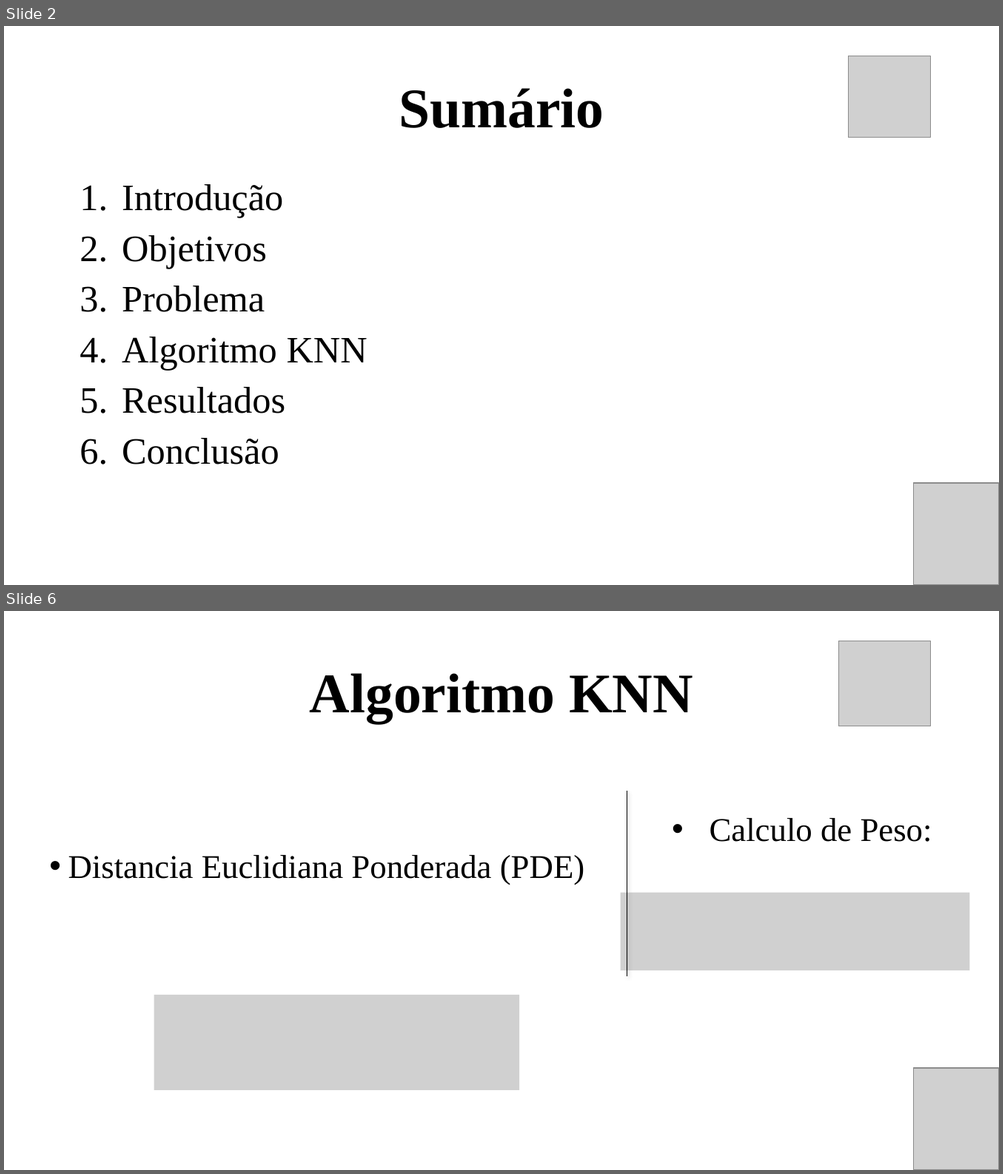
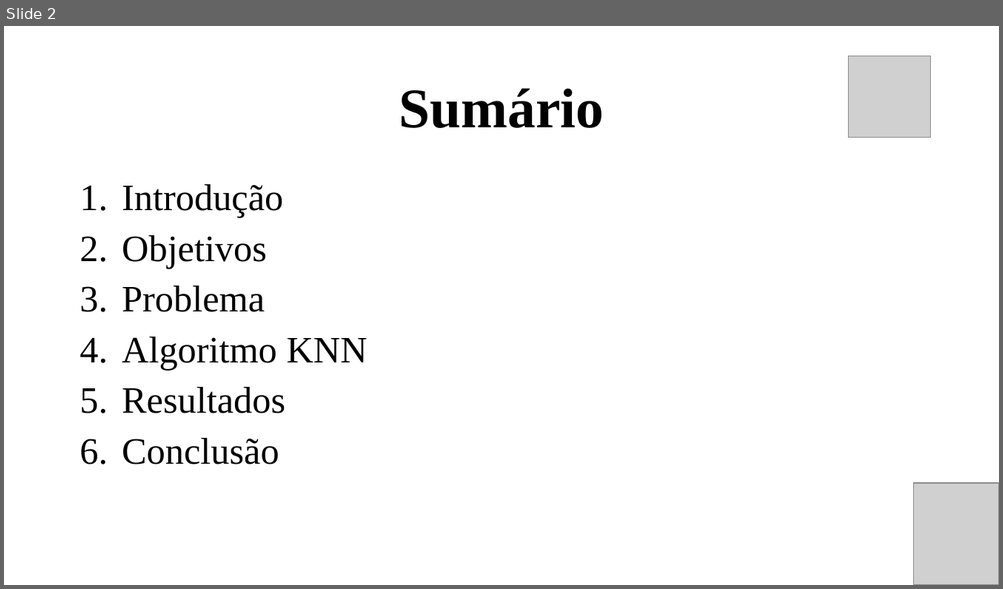
Before and after one commit to RannieryDias/IA_PROJETO, a slide deck: IA_PROJETO/artefatos/Projeto Apresentação.pptx. Shown one above the other, each under a label of ours: slides 2 and 6 before the commit, slide 2 after it; the slides between them are not shown. The pictures are 1003x1174 and 1003x589 pixels, drawn with LibreOffice and Linux fonts; fonts in the diff are those of the drawing; grey boxes stand for pictures. Boxes give left, top, right and bottom in pixels: in the first picture for what was removed or moved away, otherwise in the second. Text is boxed around its words. In the diff, an @@ line names an element or a change of style, - is before the commit and + after.

```diff
--- a/IA_PROJETO/artefatos/Projeto Apresentação.pptx
+++ b/IA_PROJETO/artefatos/Projeto Apresentação.pptx
@@ slide 6 removed at [4, 611, 999, 1170], background #FFFFFF @@
@@ picture removed at [838, 641, 930, 726] @@
@@ title removed at [310, 673, 693, 723] @@
-Algoritmo KNN
@@ line removed from (626, 791) to (626, 977) @@
@@ text removed at [709, 818, 932, 842] @@
-• Calculo de Peso:
@@ text removed at [68, 855, 584, 885] @@
-  • Distancia Euclidiana Ponderada (PDE)
@@ picture removed at [620, 893, 970, 971] @@
@@ picture removed at [154, 995, 520, 1091] @@
@@ picture removed at [913, 1068, 999, 1170] @@
```
Also in this commit, not shown: 6 slides changed, 7 slides added, 3 other slides removed.
